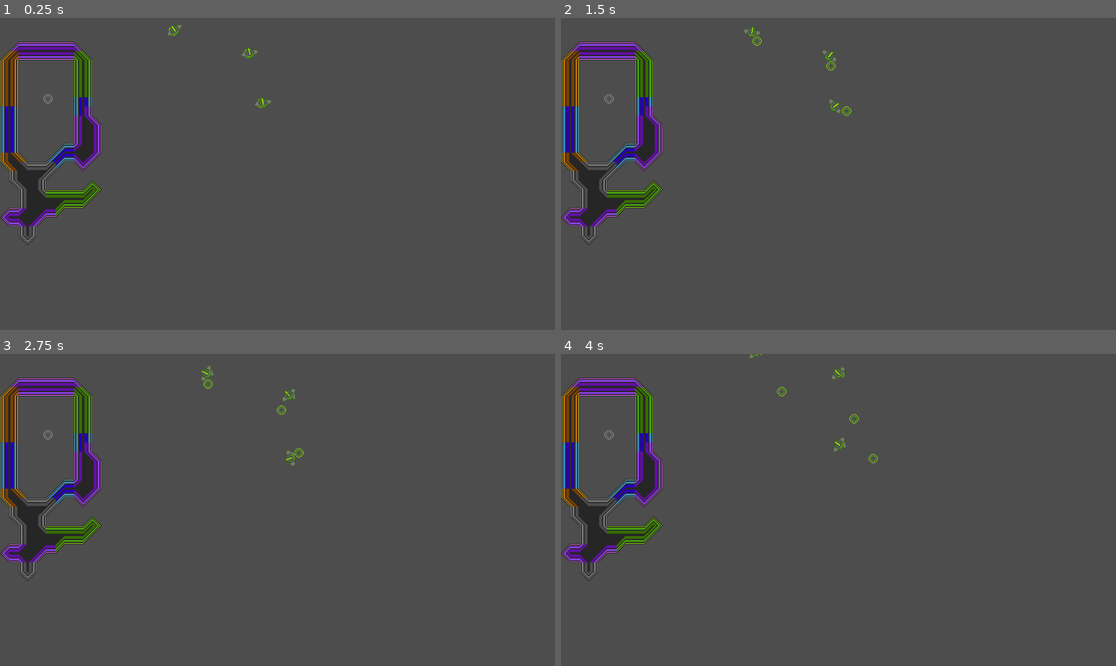
Above: before the commit, frames 1-4 (two rows, left to right).
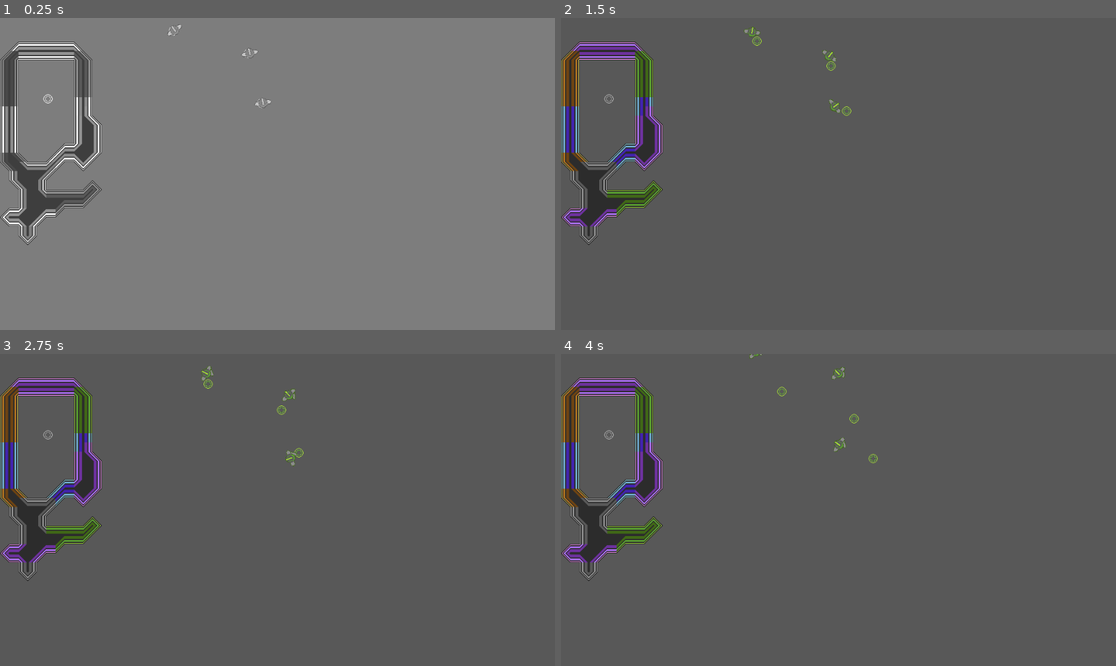
Above: after the commit, the same moments.

Repository: catgirl-software/nor2
Game: Godot game, scene res://sprites/test-world.tscn
The game is run twice, just before and just after one commit, with the same random seed, the same clock (stepped at 60 frames per second) and the same inputs.
Inputs (mouse positions are in pixels of both pictures, inside the frame that each line leads up to):
- Up to frame 1 (0.25 s): no input
- Up to frame 2 (1.5 s): tap Enter at 0.5 s; move the mouse to (960, 158) at 0.52 s; hold D (keyboard_right) 0.53-1.28 s; tap Space (keyboard_throw) at 0.6, 1.35 s; click (960, 158) at 0.67 s; move the mouse to (727, 189) at 1.27 s; hold S (keyboard_down) from 1.28 s (still down)
- Up to frame 3 (2.75 s): move the mouse to (333, 441) at 2.02 s; release S (keyboard_down) at 2.03 s; hold D (keyboard_right) from 2.03 s (still down); tap Space (keyboard_throw) at 2.1 s
- Up to frame 4 (4 s): move the mouse to (810, 572) at 2.77 s; release D (keyboard_right) at 2.78 s; hold W (keyboard_up) 2.78-3.53 s; tap Space (keyboard_throw) at 2.85, 3.6 s; click (810, 572) at 2.92 s; move the mouse to (1005, 556) at 3.52 s; hold A (keyboard_left) from 3.53 s (still down)

The runs differ from the first frame. In frame 1, 98% of the frame differs, in the area x 0-100%, y 0-100%; in frame 2, 1.8%; in frame 3, 1.8%; in frame 4, 1.8%.

Commit message:
luminance

Diff:
--- /dev/null
+++ b/lum.gdshader
@@ -0,0 +1,10 @@
+shader_type canvas_item;
+
+uniform float amount : hint_range(0, 1);
+uniform sampler2D SCREEN_TEXTURE : hint_screen_texture, filter_linear_mipmap;
+
+void fragment() {
+	vec3 c = textureLod(SCREEN_TEXTURE, SCREEN_UV, 0.0).rgb;
+	float lum = dot(c, vec3(0.222, 0.707, 0.701));
+	COLOR.rgb = mix(vec3(lum, lum, lum), c, amount);
+}
--- a/project.godot
+++ b/project.godot
@@ -19,6 +19,7 @@
 
 BetterTerrain="*res://addons/better-terrain/BetterTerrain.gd"
 DiscManager="*res://sprites/disc_manager.gd"
+Events="*res://sprites/Events.gd"
 
 [display]
 
--- /dev/null
+++ b/sprites/Events.gd
@@ -0,0 +1,3 @@
+extends Node
+
+signal ball_speed_changed(delta: float)
--- /dev/null
+++ b/sprites/Lum.gd
@@ -0,0 +1,10 @@
+extends TextureRect
+
+var total_speed: float = 0
+
+func _ready():
+	Events.ball_speed_changed.connect(ball_speed_changed)
+
+func ball_speed_changed(delta):
+	total_speed += delta
+	self.material.set_shader_parameter("amount", total_speed / 80)
--- a/sprites/disc.gd
+++ b/sprites/disc.gd
@@ -14,6 +14,7 @@
 	$disc_sprite.frame = team
 	vel = direction.normalized() * STARTING_SPEED
 	position = initial_position
+	Events.ball_speed_changed.emit(vel.length())
 
 func _physics_process(delta):
 	var movement = self.vel
@@ -27,10 +28,12 @@
 				var destroy = collider.on_ball_collide(self, col)
 				if destroy:
 					self.queue_free()
+					Events.ball_speed_changed.emit(-vel.length())
 					return
-
-			self.vel = self.vel.bounce(col.get_normal()) * ACCELERATION
-			self.vel = self.vel.normalized() * min(MAX_VEL, self.vel.length())
+			var new_vel = self.vel.bounce(col.get_normal()) * ACCELERATION
+			new_vel = new_vel.normalized() * min(MAX_VEL, new_vel.length())
+			Events.ball_speed_changed.emit((new_vel - vel).length())
+			self.vel = new_vel
 			movement = col.get_remainder().bounce(col.get_normal())
 		else:
 			break
--- a/sprites/test-world.tscn
+++ b/sprites/test-world.tscn
@@ -1,9 +1,17 @@
-[gd_scene load_steps=5 format=3 uid="uid://4lqobwwcougl"]
+[gd_scene load_steps=9 format=3 uid="uid://4lqobwwcougl"]
 
 [ext_resource type="PackedScene" uid="uid://bdbue2sy4yj4r" path="res://disc.tscn" id="1_tpyl0"]
 [ext_resource type="TileSet" uid="uid://bj7wm5ul8muam" path="res://sprites/wall_tileset.tres" id="1_v568b"]
+[ext_resource type="Shader" path="res://lum.gdshader" id="1_y7ha4"]
+[ext_resource type="Script" path="res://sprites/Lum.gd" id="2_2obbh"]
 [ext_resource type="Script" path="res://sprites/ColourableTiles.gd" id="3_pekx0"]
 [ext_resource type="PackedScene" uid="uid://wfu0ftpdkm2u" path="res://player.tscn" id="4_e5pao"]
+
+[sub_resource type="ShaderMaterial" id="ShaderMaterial_85g1q"]
+shader = ExtResource("1_y7ha4")
+shader_parameter/amount = 0.0
+
+[sub_resource type="CanvasTexture" id="CanvasTexture_n8efo"]
 
 [node name="Node2D" type="Node2D"]
 
@@ -25,3 +33,12 @@
 
 [node name="p3" parent="." instance=ExtResource("4_e5pao")]
 position = Vector2(302, 21)
+
+[node name="CanvasLayer" type="TextureRect" parent="."]
+material = SubResource("ShaderMaterial_85g1q")
+offset_left = -52.0
+offset_top = -69.0
+offset_right = 1670.0
+offset_bottom = 1030.0
+texture = SubResource("CanvasTexture_n8efo")
+script = ExtResource("2_2obbh")
